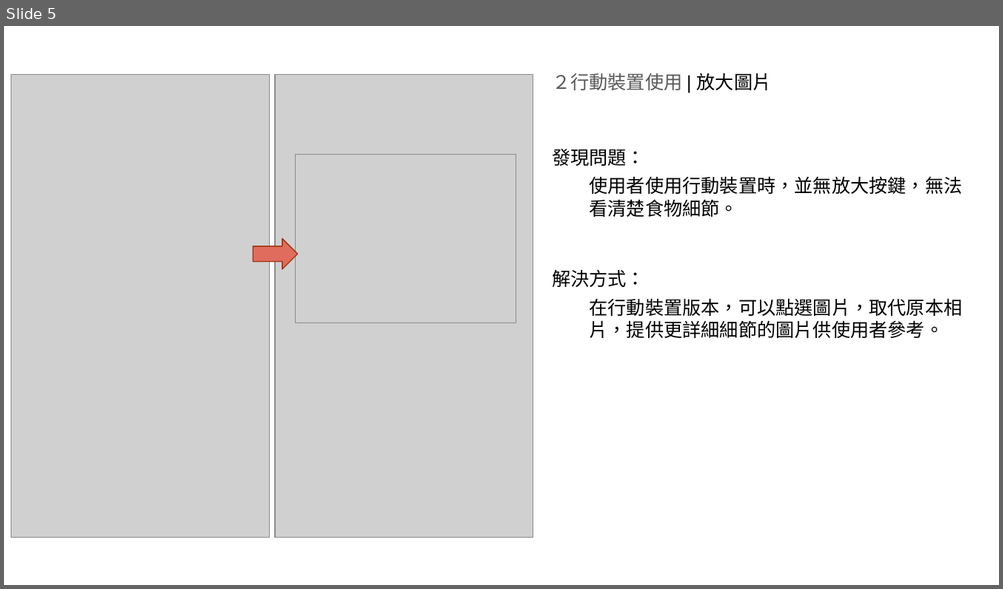
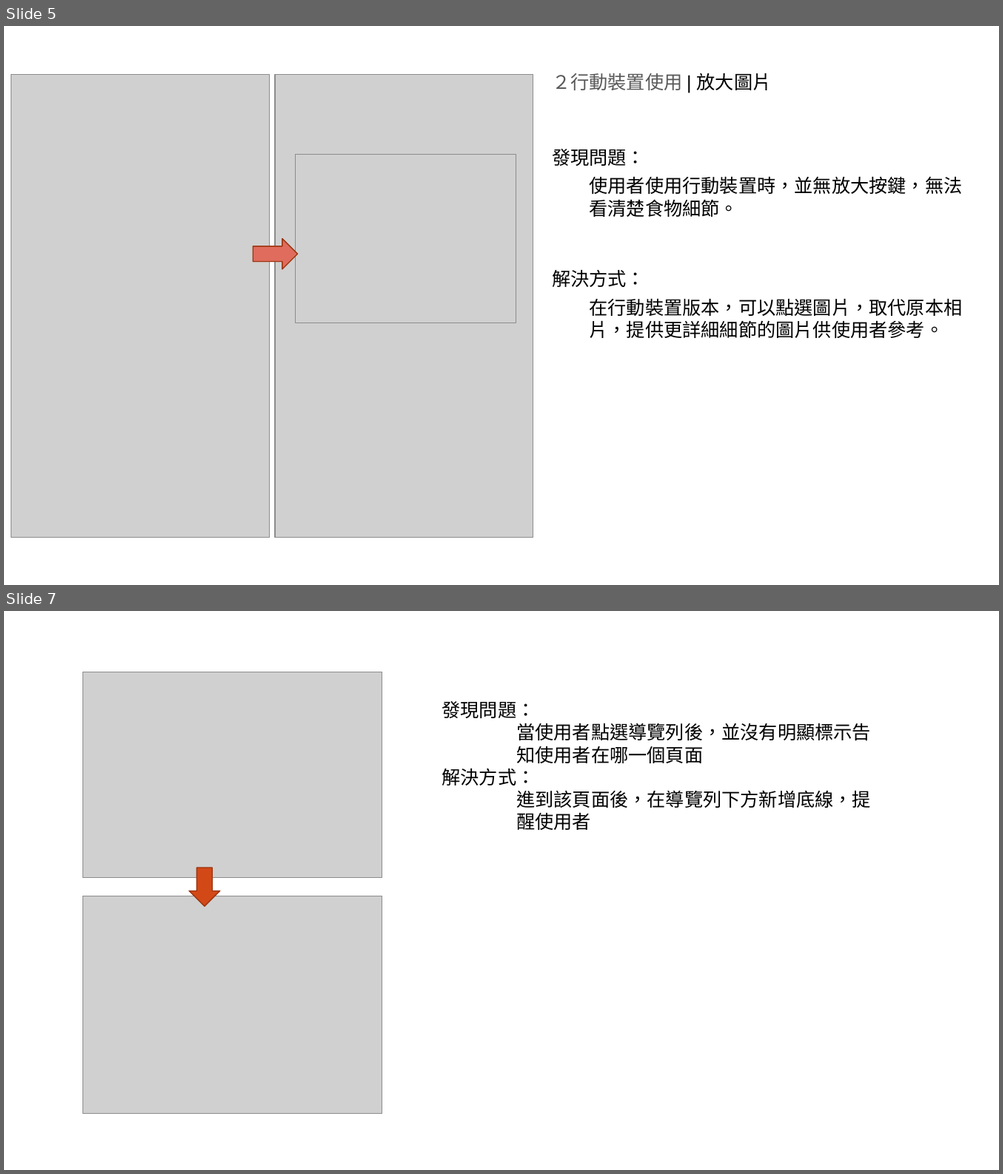
Before and after one commit to ren-hao/MidProject, a slide deck: Midterm_Project/wk12/十大易用性_鄭人豪_彭正鈦_陳立宭.pptx. Shown one above the other, each under a label of ours: slide 5 before the commit, slides 5 and 7 after it; the slides between them are not shown. The pictures are 1003x589 and 1003x1174 pixels, drawn with LibreOffice and Linux fonts; fonts in the diff are those of the drawing; grey boxes stand for pictures; background and template pictures are left out. Boxes give left, top, right and bottom in pixels: in the first picture for what was removed or moved away, otherwise in the second. Text is boxed around its words. In the diff, an @@ line names an element or a change of style, - is before the commit and + after.

```diff
--- a/Midterm_Project/wk12/十大易用性_鄭人豪_彭正鈦_陳立宭.pptx
+++ b/Midterm_Project/wk12/十大易用性_鄭人豪_彭正鈦_陳立宭.pptx
@@ slide 7 added at <box>4,611,999,1170</box>, background #FFFFFF; not listed: 1 template element that a slide beside it also shows @@
@@ picture added at <box>82,672,381,878</box> @@
@@ text added at <box>441,701,871,830</box>, 18 pt, text #000000 @@
+發現問題：
+當使用者點選導覽列後，並沒有明顯標示告
+知使用者在哪一個頁面
+解決方式：
+進到該頁面後，在導覽列下方新增底線，提
+醒使用者
@@ down arrow added at <box>189,868,219,906</box>, fill #D34817, outline #9C3511 1 pt @@
@@ picture added at <box>82,896,381,1114</box> @@
```
Also in this commit, not shown: 2 slides changed, 1 other slide added, 2 slides removed.
